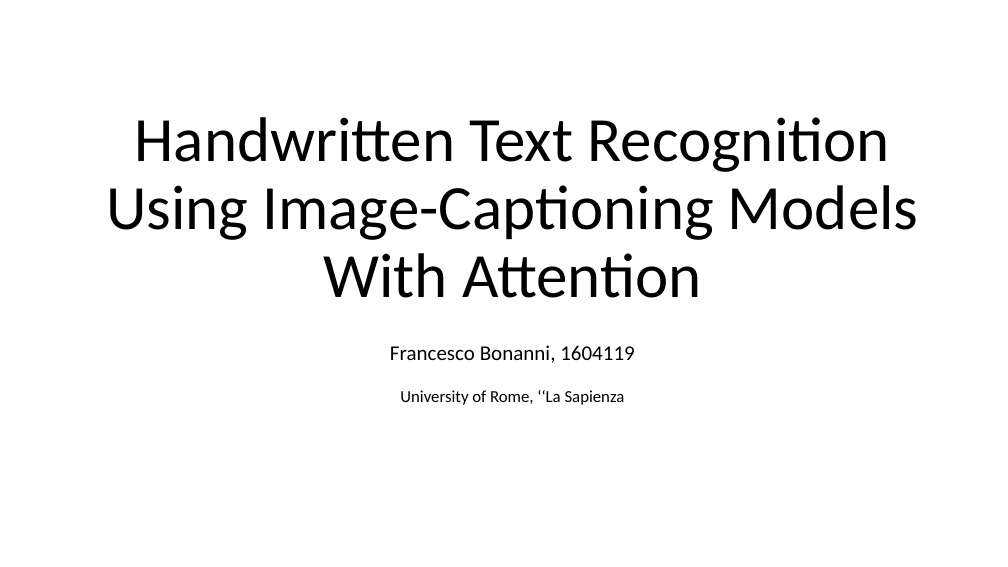
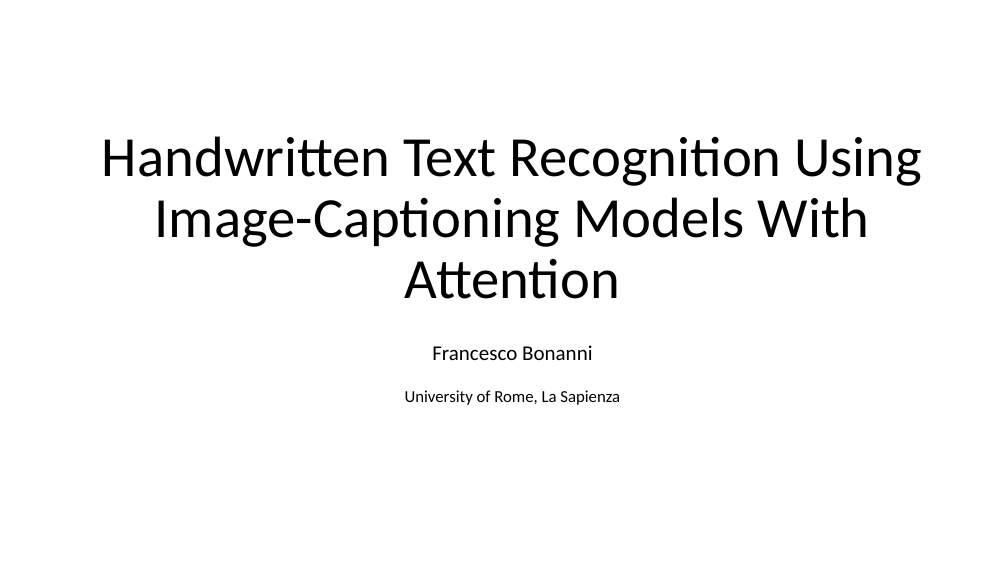
Before and after one commit to crokodilo/Handwritten-Text-Recognition, a slide deck: slide 1 of presentazione.pptx. Drawn at 1008x567 pixels with LibreOffice and Linux fonts; fonts in the diff are those of the drawing. Boxes give left, top, right and bottom in pixels: in the first picture for what was removed or moved away, otherwise in the second. Text is boxed around its words. In the diff, an @@ line names an element or a change of style, - is before the commit and + after.

```diff
--- a/presentazione.pptx
+++ b/presentazione.pptx
@@ title at [102,136,922,405]: text changed; size 60 to 54 pt @@
-Handwritten Text Recognition Using Image-Captioning Models With Attention
-Francesco Bonanni, 1604119
-University of Rome, ‘‘La Sapienza
+Handwritten Text Recognition Using Image-Captioning Models With Attention
+Francesco Bonanni
+University of Rome, La Sapienza
```
Also in this commit, not shown: 4 other slides changed, 11 slides added, 2 slides removed, 1 other file.
